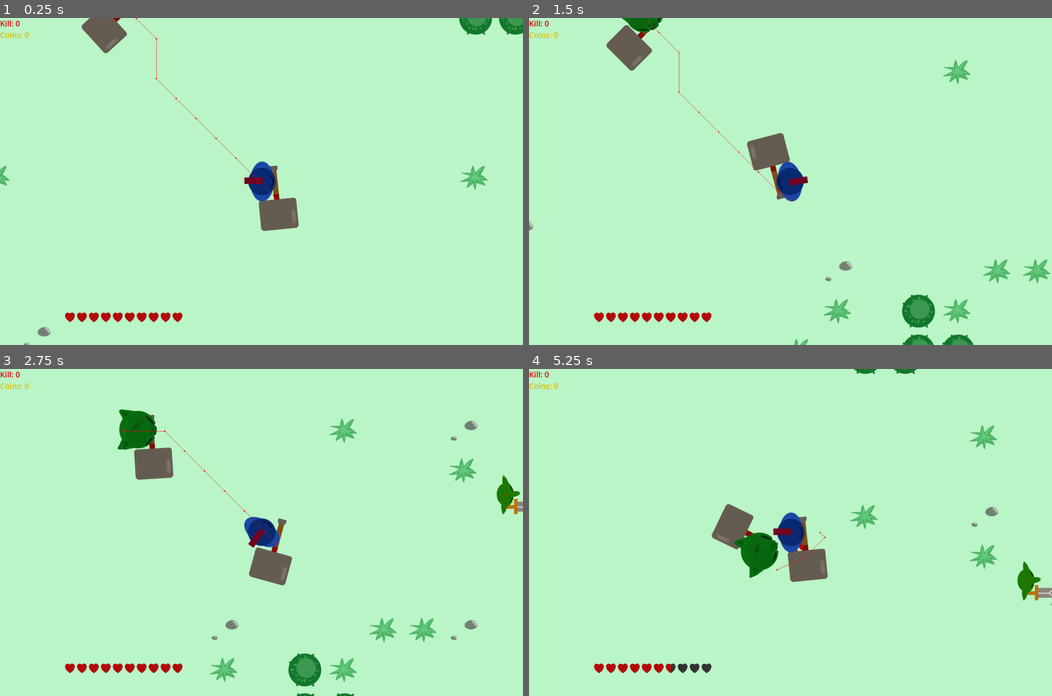
Above: before the commit, frames 1-4 (two rows, left to right).
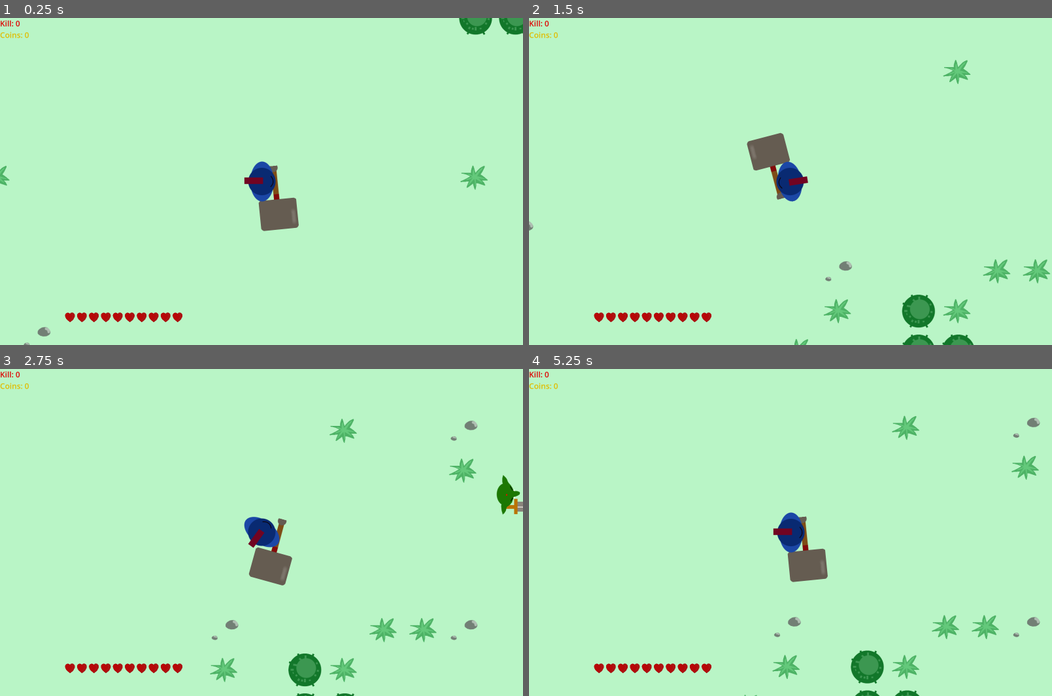
Above: after the commit, the same moments.

Repository: abcdnned/MonsterSlayer
Game: Godot game, scene res://scenes/world.tscn
The game is run twice, just before and just after one commit, with the same random seed, the same clock (stepped at 60 frames per second) and the same inputs. The engine's default icon, where the game draws it, is replaced by a stand-in: a white triangle on a blue panel in a dark square.
Inputs (mouse positions are in pixels of both pictures, inside the frame that each line leads up to):
- Up to frame 1 (0.25 s): no input
- Up to frame 2 (1.5 s): tap Enter at 0.5 s; move the mouse to (905, 165) at 0.52 s; hold D (right) 0.53-1.28 s; hold G (drop) 0.53-1.28 s; move the mouse to (685, 197) at 1.27 s; hold S (down) from 1.28 s (still down); tap Q (item) at 1.35 s
- Up to frame 3 (2.75 s): move the mouse to (313, 460) at 2.02 s; release S (down) at 2.03 s; press the mouse at (313, 460) at 2.03 s; hold D (right) from 2.03 s (still down)
- Up to frame 4 (5.25 s): move the mouse to (764, 597) at 2.77 s; release D (right) at 2.78 s; release the mouse at (764, 597) at 2.78 s; hold W (up) 2.78-3.53 s; right-click (764, 597) at 2.85 s; move the mouse to (947, 581) at 3.52 s; hold Shift (sprint) 3.53-4.28 s; hold A (left) 3.53-5.03 s; move the mouse to (633, 483) at 4.27 s; tap Tab (tab) at 4.35 s; move the mouse to (816, 532) at 5.02 s; hold S (down) from 5.03 s (still down); hold G (drop) from 5.03 s (still down)

The runs differ from the first frame. In frame 1, 0.7% of the frame differs, in the area x 15-53%, y 0-56%; in frame 2, 1.1%; in frame 3, 1.5%; in frame 4, 4.6%, in the area x 27-100%, y 0-100%.

Commit message:
war eye spawner, goblin warror hammer sprite2.0

Diff:
--- a/scenes/goblin_warrior_hammer.tscn
+++ b/scenes/goblin_warrior_hammer.tscn
@@ -1,7 +1,7 @@
 [gd_scene load_steps=58 format=3 uid="uid://b2qcx1xa8raob"]
 
 [ext_resource type="Script" path="res://scripts/goblin_warrior_hammer.gd" id="1_yebkh"]
-[ext_resource type="Texture2D" uid="uid://ohyii6b61cdq" path="res://sprites/goblin_warrior_hammer.png" id="2_rcka3"]
+[ext_resource type="Texture2D" uid="uid://bv62c5iqno3w8" path="res://sprites/goblin_warrior_hammer2.0.png" id="2_phiwf"]
 [ext_resource type="Texture2D" uid="uid://ce1p86wiuis62" path="res://sprites/Hammer.png" id="3_0na0l"]
 [ext_resource type="Script" path="res://scripts/dagger_loot.gd" id="4_twpta"]
 [ext_resource type="PackedScene" uid="uid://dsdts71tmlke5" path="res://scenes/damage_zone.tscn" id="5_764eb"]
@@ -29,7 +29,7 @@
 size = Vector2(30, 100)
 
 [sub_resource type="CircleShape2D" id="CircleShape2D_rt7qa"]
-radius = 61.0737
+radius = 45.0444
 
 [sub_resource type="Animation" id="Animation_g7q0q"]
 length = 0.001
@@ -338,7 +338,7 @@
 max_health = 15.0
 
 [node name="Sprite2D" type="Sprite2D" parent="."]
-texture = ExtResource("2_rcka3")
+texture = ExtResource("2_phiwf")
 region_rect = Rect2(384, 128, 128, 128)
 
 [node name="Weapon" type="Sprite2D" parent="Sprite2D"]
--- a/scenes/world.tscn
+++ b/scenes/world.tscn
@@ -12,7 +12,6 @@
 [ext_resource type="PackedScene" uid="uid://c1agv22pvbvaj" path="res://scenes/winning_scene.tscn" id="10_45iw7"]
 [ext_resource type="PackedScene" uid="uid://bacveih6couh6" path="res://scenes/map.tscn" id="11_8baoh"]
 [ext_resource type="AudioStream" uid="uid://cmxyqbek488ch" path="res://sounds/mixkit-battle-man-scream-2175.wav" id="11_54gj3"]
-[ext_resource type="PackedScene" uid="uid://b2qcx1xa8raob" path="res://scenes/goblin_warrior_hammer.tscn" id="14_avwcx"]
 [ext_resource type="Script" path="res://scripts/starter_plain_spawner.gd" id="14_ucirg"]
 
 [sub_resource type="TileMapPattern" id="TileMapPattern_r5abn"]
@@ -202,23 +201,15 @@
 theme_override_font_sizes/font_size = 25
 text = "Coins: 0"
 
-[node name="GoblinArmy1Spawner" type="Node" parent="."]
-script = ExtResource("9_l8cwq")
-
 [node name="WinningSound" type="AudioStreamPlayer2D" parent="."]
 stream = ExtResource("11_54gj3")
 attenuation = 0.000150286
 bus = &"SFX"
 
-[node name="SpawnerStarter" type="Timer" parent="."]
-one_shot = true
-
 [node name="LevelSpawner" type="Node" parent="."]
 
 [node name="StarterPlainSpawner" type="Node" parent="LevelSpawner"]
 script = ExtResource("14_ucirg")
 
-[node name="GoblinWarriorHammer" parent="." instance=ExtResource("14_avwcx")]
-position = Vector2(-461, -602)
-
-[connection signal="timeout" from="SpawnerStarter" to="." method="_on_spawner_starter_timeout"]
+[node name="GoblinArmy1Spawner" type="Node" parent="LevelSpawner"]
+script = ExtResource("9_l8cwq")
--- a/scripts/spawner.gd
+++ b/scripts/spawner.gd
@@ -5,10 +5,11 @@
 @export var enable = false
 
 var wave = 1
+const MAX_WAVE = 11
 var spawn_count = 0
 const GOBLIN = preload("res://scenes/goblin.tscn")
 const GOBLIN_ARCHER = preload("res://scenes/goblin_archer.tscn")
-const GOBLIN_WARRIOR_SPEAR = preload("res://scenes/goblin_warrior_spear.tscn")
+const GOBLIN_WARRIOR_HAMMER = preload("res://scenes/goblin_warrior_hammer.tscn")
 
 func _process(delta):
 	if not enable:
@@ -19,18 +20,18 @@
 		do_spawn()
 
 func do_spawn():
-	if wave <= 1 and get_alive_mob_count("melee_mob") + get_alive_mob_count("range_mob") < 3:
-		#spawn_tracker(GOBLIN, "melee_mob")
-		#spawn_tracker(GOBLIN, "melee_mob")
-		#spawn_tracker(GOBLIN, "melee_mob")
-		#wave += 1
-	#elif wave <= 10 and get_alive_mob_count("melee_mob") + get_alive_mob_count("range_mob") < 3:
-		#spawn_tracker(GOBLIN, "melee_mob")
-		#spawn_tracker(GOBLIN, "melee_mob")
-		#spawn_tracker(GOBLIN_ARCHER, "range_mob")
-		#wave += 1
-	#elif wave == 11 and get_alive_mob_count("melee_mob") + get_alive_mob_count("range_mob") < 1:
-		spawn_tracker(GOBLIN_WARRIOR_SPEAR, "melee_mob")
+	if wave == 1 and get_alive_mob_count("melee_mob") + get_alive_mob_count("range_mob") < 3:
+		spawn_tracker(GOBLIN, "melee_mob")
+		spawn_tracker(GOBLIN, "melee_mob")
+		spawn_tracker(GOBLIN, "melee_mob")
+		wave += 1
+	elif wave <= MAX_WAVE - 1 and get_alive_mob_count("melee_mob") + get_alive_mob_count("range_mob") < 3:
+		spawn_tracker(GOBLIN, "melee_mob")
+		spawn_tracker(GOBLIN, "melee_mob")
+		spawn_tracker(GOBLIN_ARCHER, "range_mob")
+		wave += 1
+	elif wave == MAX_WAVE and get_alive_mob_count("melee_mob") + get_alive_mob_count("range_mob") < 1:
+		spawn_tracker(GOBLIN_WARRIOR_HAMMER, "melee_mob")
 		wave += 1
 	else:
 		enable = false
@@ -44,13 +45,23 @@
 
 func spawn_tracker(type, group):
 	var mob = spawn_mob(type, group)
-	mob.alert_range = 1000000
+	mob.alert_range = 100000
 
 func spawn_mob(type, group):
-	var spawn_position = owner.get_spawn_position(owner.GOBLIN_ARMY_TOP_LEFT, owner.GOBLIN_ARMY_BOTTOM_RIGHT)
+	var top_left = get_spawn_top_left()
+	var bottom_right = get_spawn_bottom_right()
+	var spawn_position = owner.get_spawn_position()
 	var mob = type.instantiate()
 	mob.add_to_group(group)
 	mob.position = spawn_position
 	owner.add_child(mob)
 	mob.death.connect(owner._on_mob_death)
 	return mob
+
+func get_spawn_top_left():
+	var tile = owner.map.cord_to_tile[owner.map.level_cord["goblin_fontier"]["top_left"]]["top_left"]
+	return owner.map.to_global(owner.map.map_to_local(tile))
+
+func get_spawn_bottom_right():
+	var tile = owner.map.cord_to_tile[owner.map.level_cord["goblin_fontier"]["bottom_right"]]["bottom_right"]
+	return owner.map.to_global(owner.map.map_to_local(tile))
--- a/scripts/world.gd
+++ b/scripts/world.gd
@@ -2,7 +2,9 @@
 # TODO war-eye spawner
 # TODO goblin warrior with hammer
 
+
 # Backlogs
+# stanmine system
 # spear weapon drop
 # design monster tire
 # mob wolf
@@ -10,6 +12,7 @@
 # mob spear goblin
 # 6 weapon design
 # Sheild charge
+# war eye support multipul areas
 # goblin bomber
 # notification when target spotted
 # switch weapon
@@ -37,16 +40,14 @@
 @onready var winning_scene = $UI/WinningScene
 @onready var hearts = $UI/Life/Hearts
 @onready var max_hearts = $UI/Life/MaxHearts
-@onready var spawner = $GoblinArmy1Spawner
 @onready var lose_scene = $UI/LoseScene
 @onready var winning_sound = $WinningSound
 @onready var map = $UI/Map
 @onready var war_eye = $UI/WarEye
+@onready var goblin_army_1_spawner = $LevelSpawner/GoblinArmy1Spawner
 const PLAYER = preload("res://scenes/player.tscn")
 const PLAYER_SPEAR = preload("res://scenes/player_spear.tscn")
 const PLAYER_HAMMER = preload("res://scenes/player_hammer.tscn")
-const GOBLIN_ARMY_TOP_LEFT = Vector2(-3600, -4000)
-const GOBLIN_ARMY_BOTTOM_RIGHT = Vector2(3600, -11000)
 var money: int = 0
 var kill_count = 0
 
@@ -75,15 +76,10 @@
 
 func _win():
 	winning_scene.visible = true
-	spawner.enable = false
 	winning_sound.play()
 	var mobs = get_tree().get_nodes_in_group("mob")
 	for mob in mobs:
 		mob.add_to_group("lose")
-
-
-func _on_spawner_starter_timeout():
-	spawner.enable = true
 
 func load_player(player_type, position):
 	if player != null:
@@ -104,14 +100,15 @@
 	var p = tile_map.local_to_map(tile_map.to_local(Vector2(x, y)))
 	var i = self.map.tile_to_cord[Vector2(p.x, p.y)]
 	if i and map.war_eye[i.x][i.y] > 0:
-		war_eye.visible = true
+		check_war_eye_spawner()
 	else:
 		war_eye.visible = false
-	if i and map.war_eye[i.x][i.y] == 1:
-		spawner.enable = true
-	else:
-		spawner.enable = false
+		goblin_army_1_spawner.enable = false
 	#print(Vector2(x, y)) # TODO get pos
+
+func check_war_eye_spawner():
+	war_eye.visible = true
+	goblin_army_1_spawner.enable = true
 
 func get_money(m):
 	money += m
Not shown: 1 places in scenes/world.tscn that only renumber resources
Binary file added: sprites/goblin_warrior_hammer2.0.png
Not shown, added: sprites/goblin_warrior_hammer2.0.png.import
